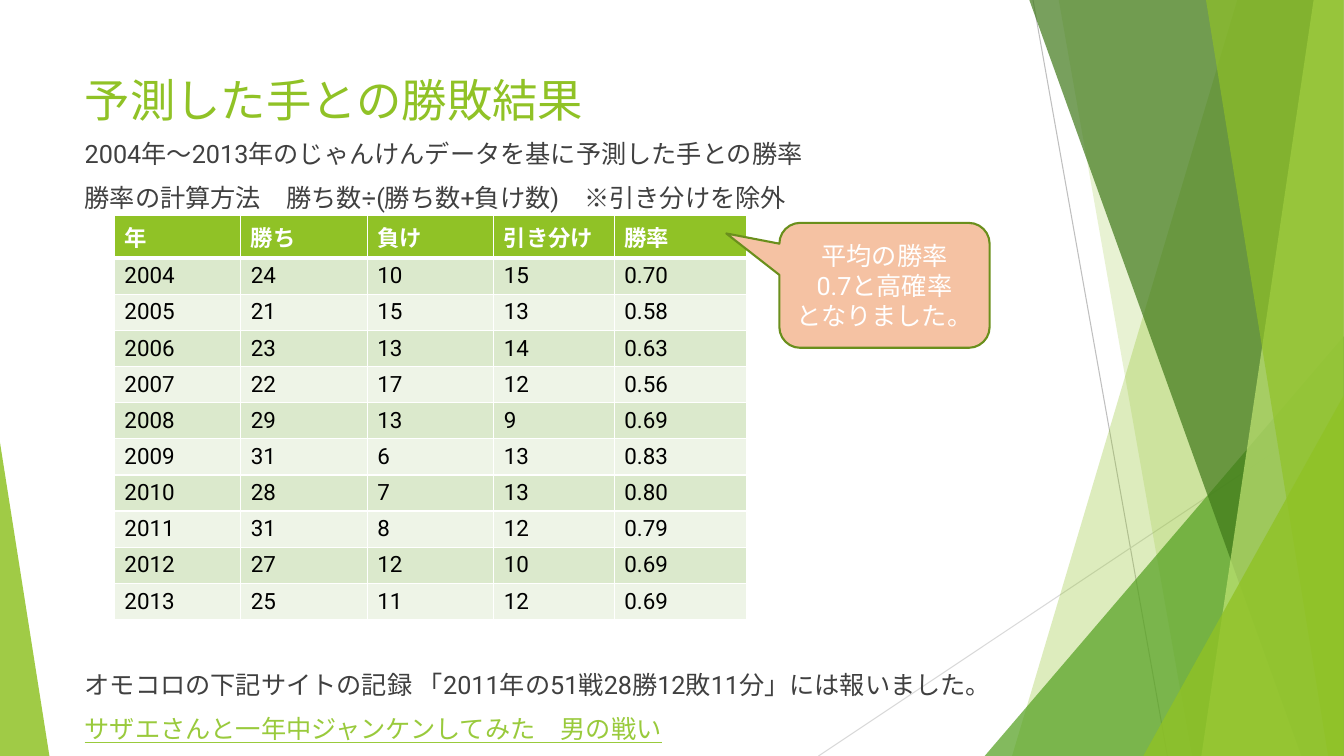
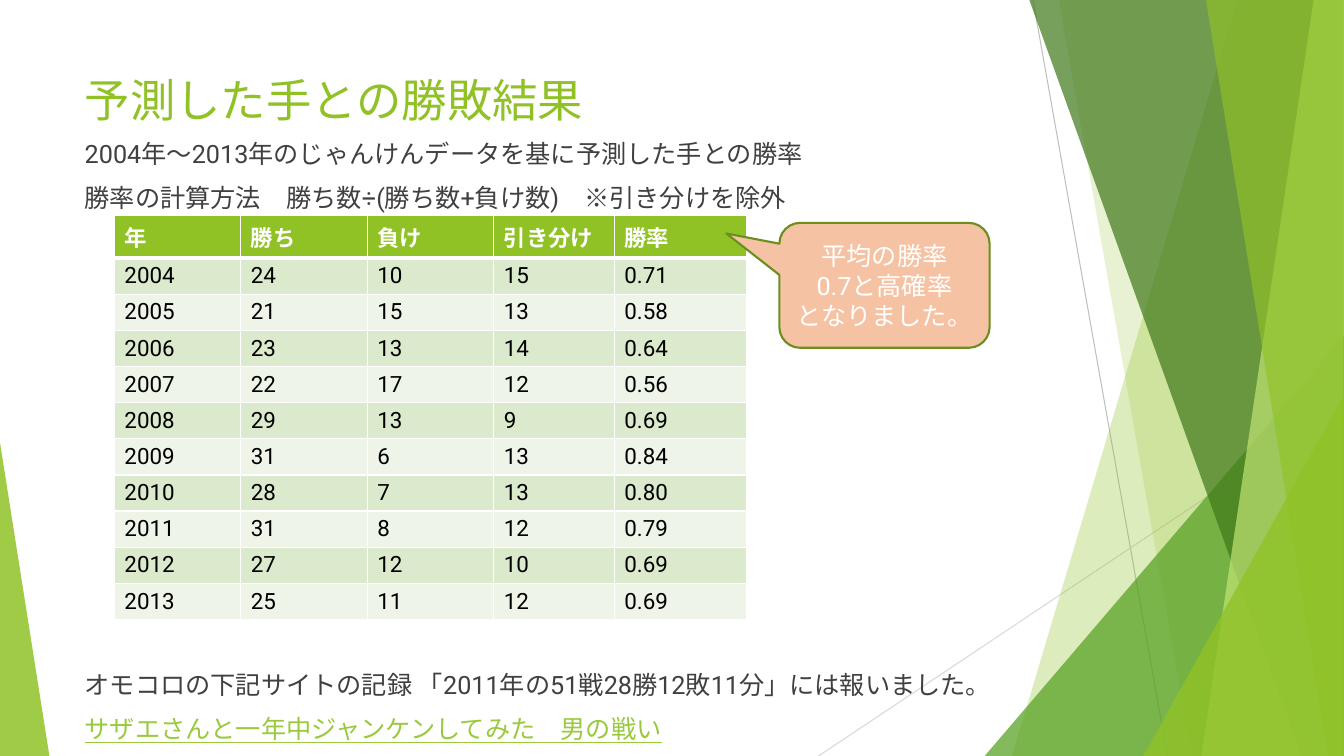
Before and after one commit to yaju/Sazae_R, a slide deck: slide 37 of サザエさんのじゃんけん.pptx. Drawn at 1344x756 pixels with LibreOffice and Linux fonts; fonts in the diff are those of the drawing. Boxes give left, top, right and bottom in pixels: in the first picture for what was removed or moved away, otherwise in the second. Text is boxed around its words. In the diff, an @@ line names an element or a change of style, - is before the commit and + after.

```diff
--- a/サザエさんのじゃんけん.pptx
+++ b/サザエさんのじゃんけん.pptx
@@ table at (115, 216, 746, 622) @@
-row 2, column 5: 0.70
+row 2, column 5: 0.71
-row 4, column 5: 0.63
+row 4, column 5: 0.64
-row 7, column 5: 0.83
+row 7, column 5: 0.84
```
Also in this commit, not shown: 6 other slides changed, 2 other files.
